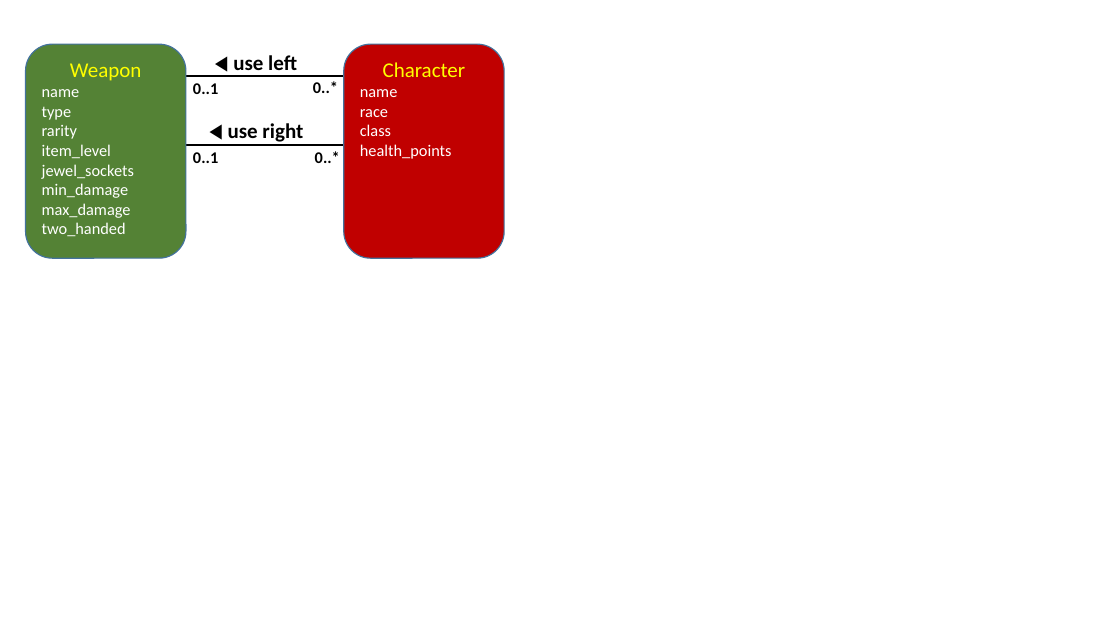
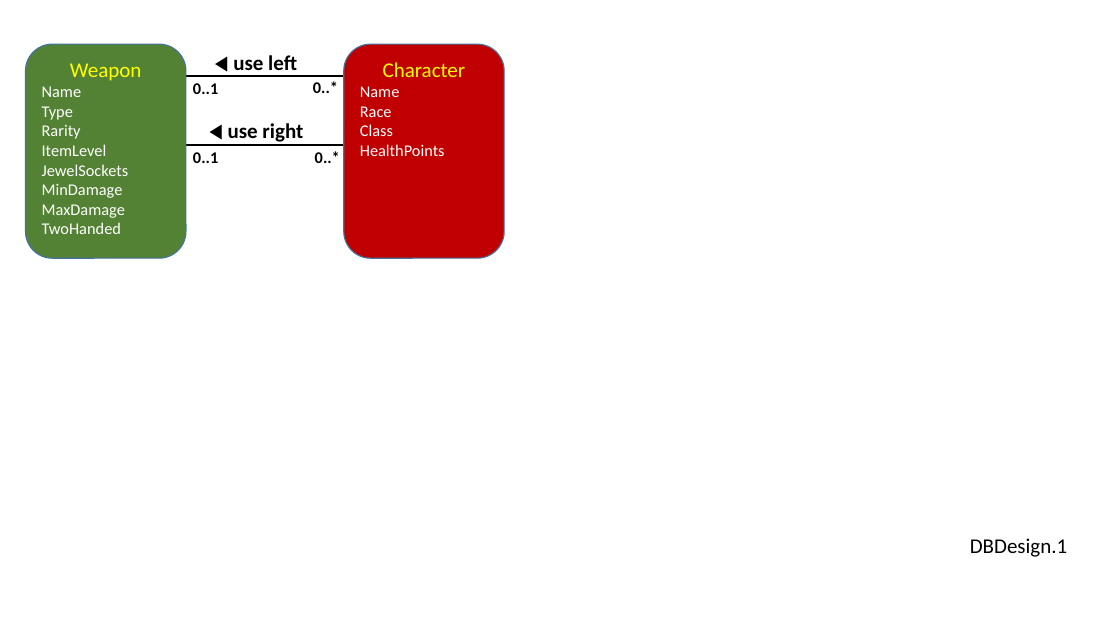
Before and after one commit to perl-easj/OOProg, a slide deck: slide 2 of Chap/DB/Presentations/DomainModels.pptx. Drawn at 1120x630 pixels with LibreOffice and Linux fonts; fonts in the diff are those of the drawing. Boxes give left, top, right and bottom in pixels: in the first picture for what was removed or moved away, otherwise in the second. Text is boxed around its words. In the diff, an @@ line names an element or a change of style, - is before the commit and + after.

```diff
--- a/Chap/DB/Presentations/DomainModels.pptx
+++ b/Chap/DB/Presentations/DomainModels.pptx
@@ text in rounded rectangle at [42, 86, 129, 234]: text changed @@
-name
-type
-rarity
-item_level
-jewel_sockets
-min_damage
-max_damage
-two_handed
+Name
+Type
+Rarity
+ItemLevel
+JewelSockets
+MinDamage
+MaxDamage
+TwoHanded
@@ text in rounded rectangle at [360, 86, 445, 156]: text changed @@
-name
-race
-class
-health_points
+Name
+Race
+Class
+HealthPoints
@@ text added at [970, 538, 1067, 557], 18 pt, text #000000 @@
+DBDesign.1
```
Also in this commit, not shown: 5 other slides changed, 4 other files.
